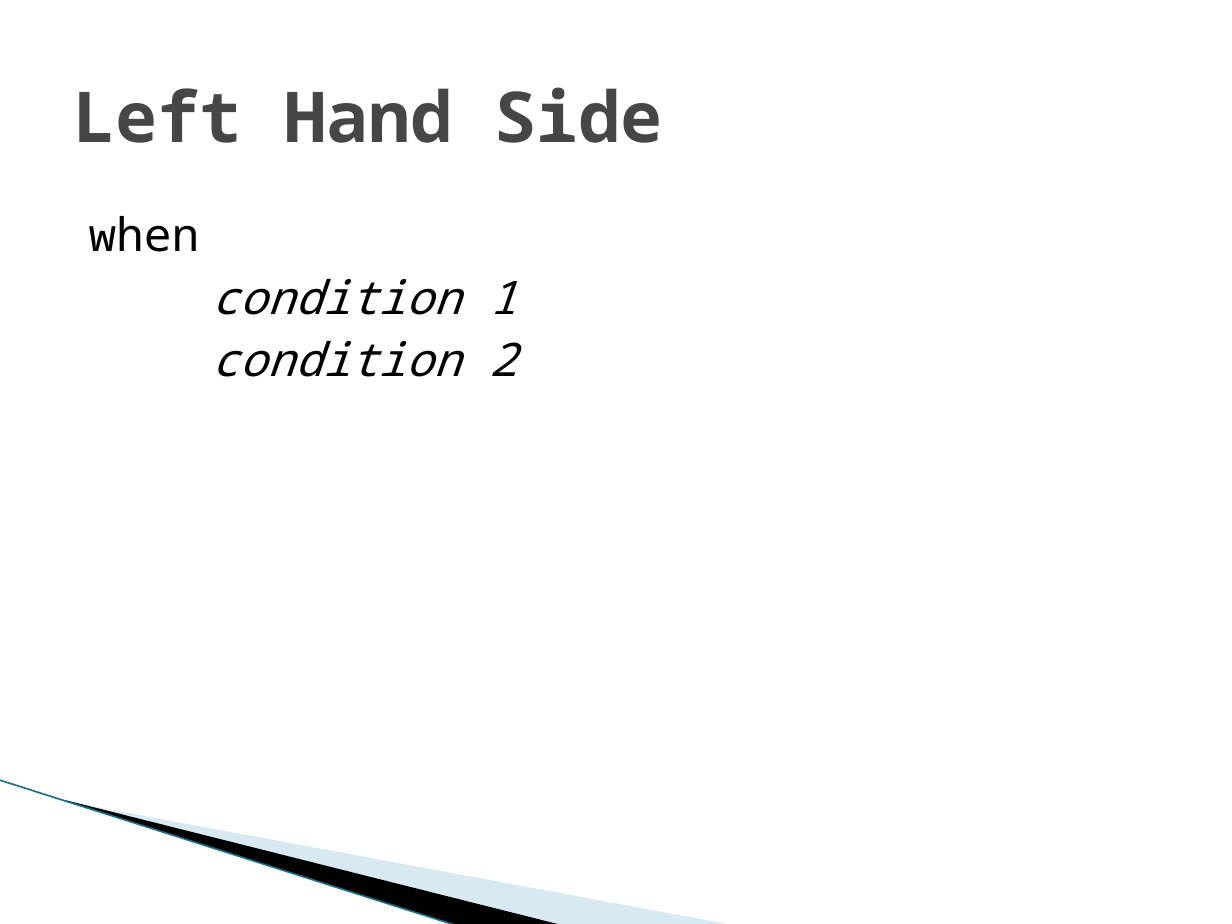
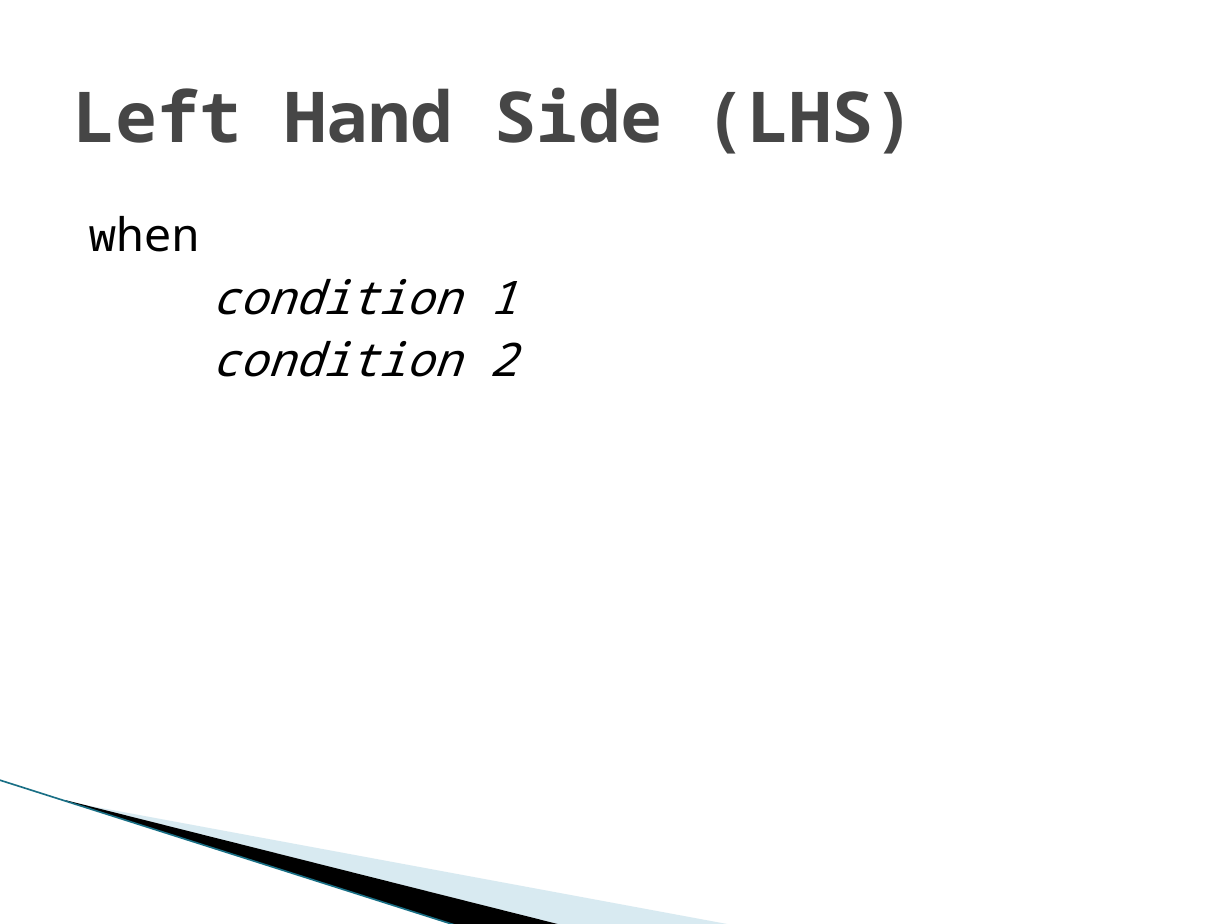
Before and after one commit to gspandy/drools-presentation-and-examples, a slide deck: slide 5 of drools-business-rules-engine.pptx (slide 6 before the commit). Drawn at 1232x924 pixels with LibreOffice and Linux fonts; fonts in the diff are those of the drawing; background and template pictures are left out. Boxes give left, top, right and bottom in pixels: in the first picture for what was removed or moved away, otherwise in the second. Text is boxed around its words. In the diff, an @@ line names an element or a change of style, - is before the commit and + after.

```diff
--- a/drools-business-rules-engine.pptx
+++ b/drools-business-rules-engine.pptx
@@ title at bbox=[74, 87, 915, 154]: text changed @@
-Left Hand Side
+Left Hand Side (LHS)
```
Also in this commit, not shown: 2 other slides changed, 11 slides added, 3 other files.
